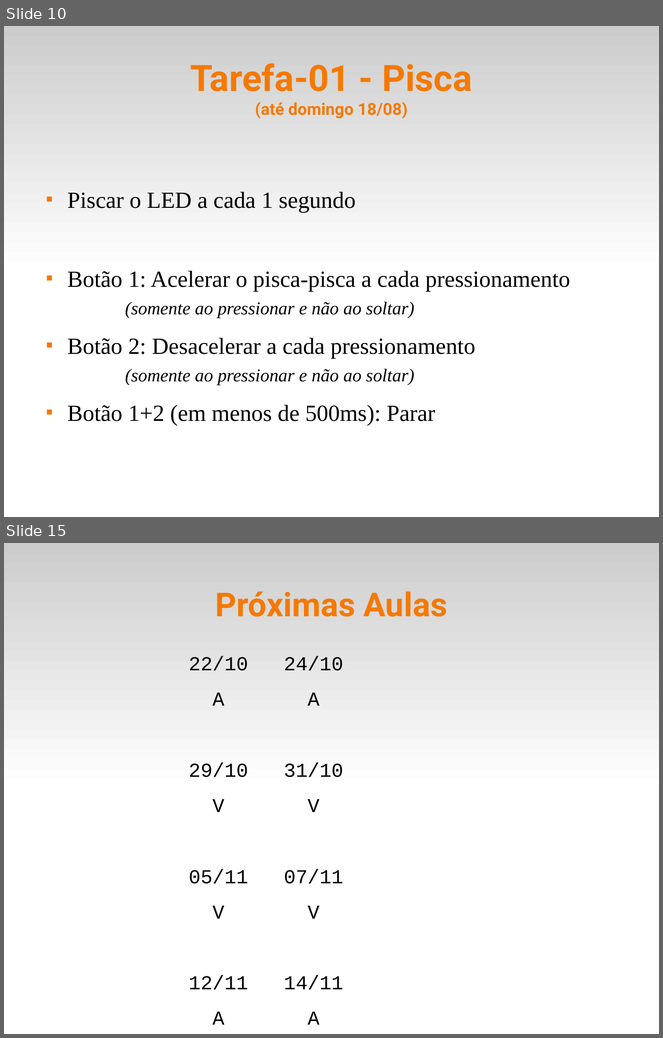
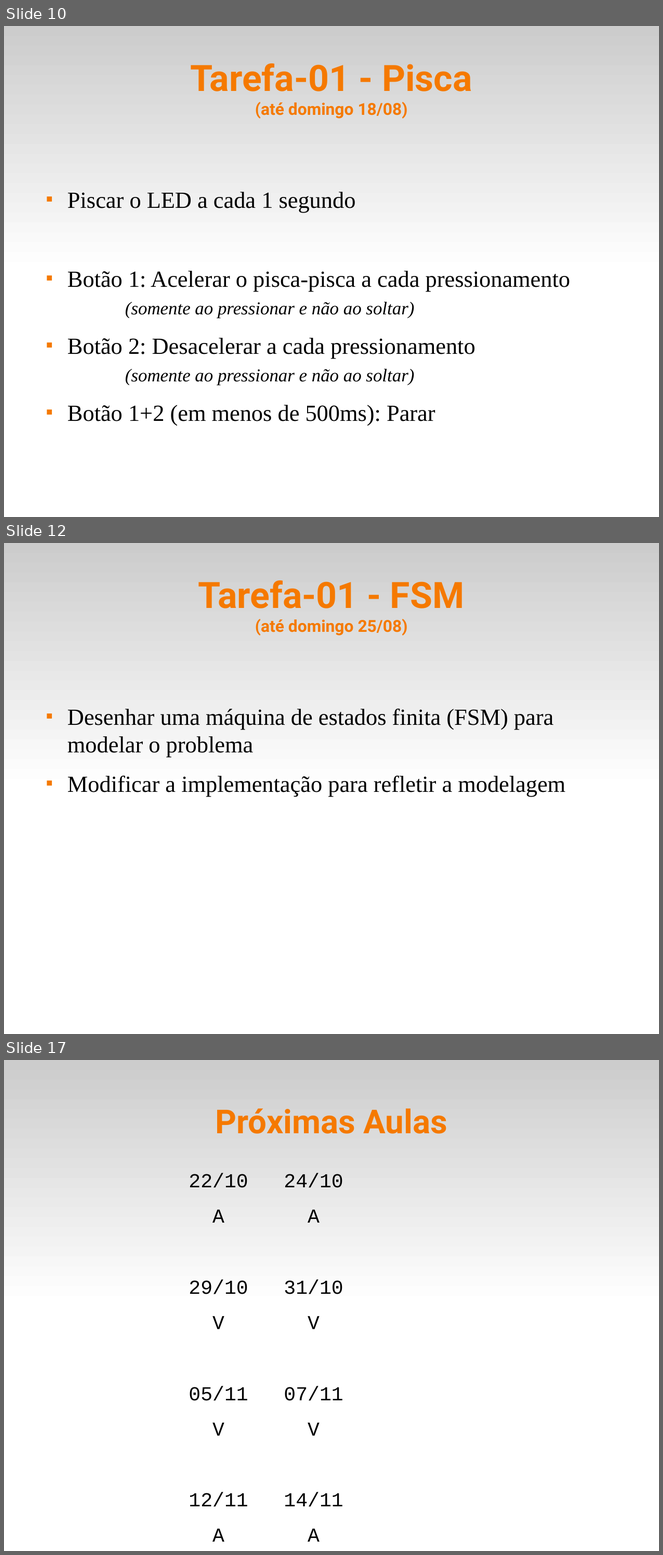
Before and after one commit to fsantanna-uerj/SE, a slide deck: Slides/se-00-intro.odp. Shown one above the other, each under a label of ours: slides 10 and 15 before the commit, slides 10, 12 and 17 after it; the slides between them are not shown. The pictures are 663x1038 and 663x1555 pixels, drawn with LibreOffice and Linux fonts; fonts in the diff are those of the drawing. Boxes give left, top, right and bottom in pixels: in the first picture for what was removed or moved away, otherwise in the second. Text is boxed around its words. In the diff, an @@ line names an element or a change of style, - is before the commit and + after.

```diff
--- a/Slides/se-00-intro.odp
+++ b/Slides/se-00-intro.odp
@@ slide 12 added at (x1=4, y1=543, x2=659, y2=1034), background #FFFFFF; not listed: 1 template element that a slide beside it also shows @@
@@ title added at (x1=198, y1=580, x2=464, y2=636), 20 pt, text #F57900, bold @@
+Tarefa-01 - FSM
+(até domingo 25/08)
@@ text added at (x1=67, y1=708, x2=566, y2=797), 28 pt, text #000000 @@
+■ Desenhar uma máquina de estados finita (FSM) para modelar o problema
+■ Modificar a implementação para refletir a modelagem
@@ what was slide 15 is now slide 17 @@
```
Also in this commit, not shown: 3 slides changed, 1 other slide added, 8 other files.
